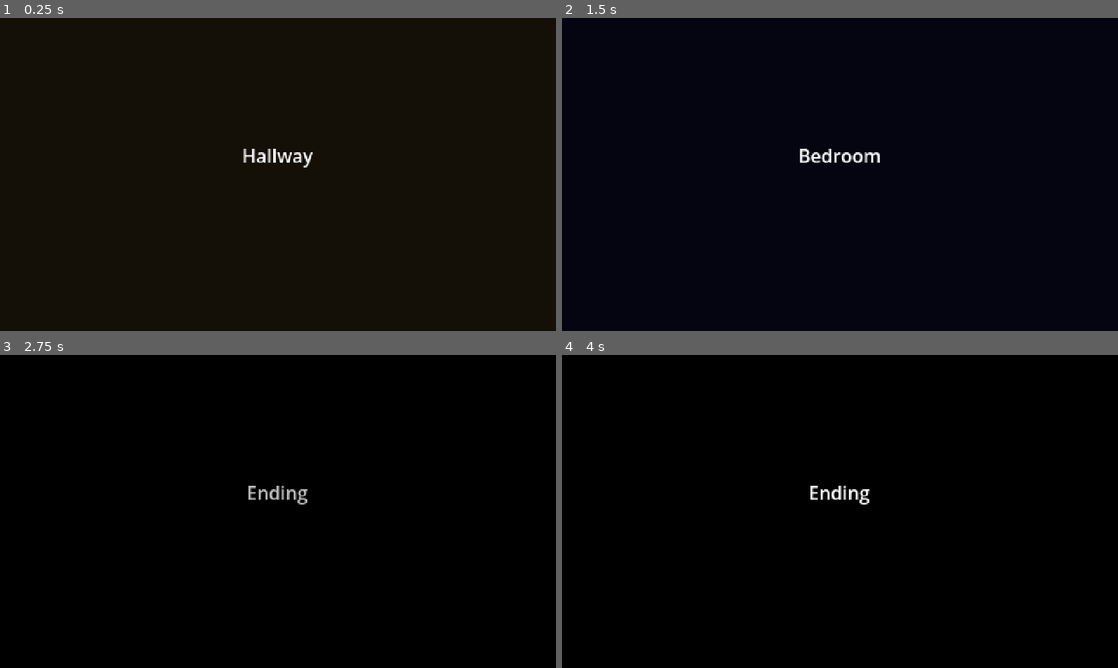
Above: before the commit, frames 1-4 (two rows, left to right).
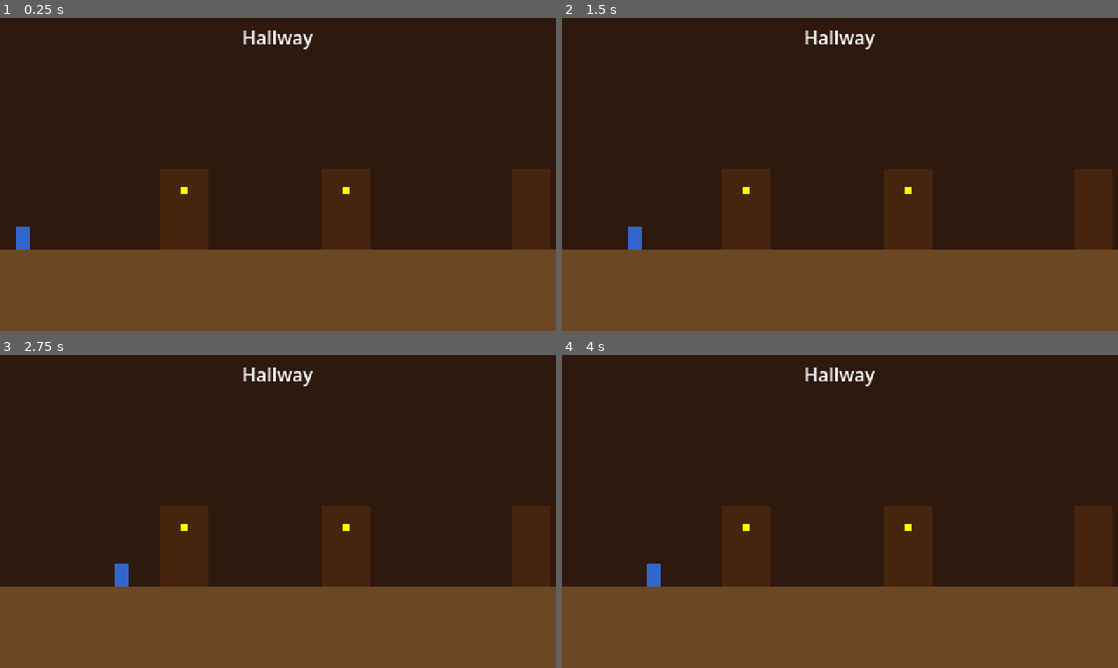
Above: after the commit, the same moments.

Repository: BryGomezDev/MC_Godot
Game: Godot game, scene res://scene/pasillo.tscn
The game is run twice, just before and just after one commit, with the same random seed, the same clock (stepped at 60 frames per second) and the same inputs. This scene is started directly instead of the project's main scene.
Inputs (mouse positions are in pixels of both pictures, inside the frame that each line leads up to):
- Up to frame 1 (0.25 s): no input
- Up to frame 2 (1.5 s): tap Enter at 0.5 s; move the mouse to (962, 158) at 0.52 s; hold Right (move_right) 0.53-1.25 s; hold E (interact) 0.53-1.25 s; click (962, 158) at 0.67 s; drag from (728, 190) to (812, 237) at 1.27 s
- Up to frame 3 (2.75 s): tap Space at 2 s; move the mouse to (333, 442) at 2.02 s; hold Right (move_right) from 2.03 s (still down); hold E (interact) from 2.03 s (still down)
- Up to frame 4 (4 s): release Right (move_right) at 2.75 s; release E (interact) at 2.75 s; drag from (812, 574) to (673, 464) at 2.77 s; tap Enter at 3.5 s; move the mouse to (1006, 558) at 3.52 s; hold Left (move_left) from 3.53 s (still down); hold E (interact) from 3.53 s (still down)

The runs differ from the first frame. In frame 1, 100% of the frame differs, in the area x 0-100%, y 0-100%; in frame 2, 100%; in frame 3, 100%; in frame 4, 100%.

Commit message:
S5: pasillo completo + refactor de tipado (class_name)
Pasillo:
- scene/pasillo.tscn: 480x270, 3 puertas placeholder, LightBeam apagado al inicio
- scripts/pasillo_scene.gd: Tween al encender haz, ExitZone gate hacia habitacion.tscn
- NPC_Papa (required=true, show_body=false), NPC_DoorOther (required=false, show_body=false)
- translations: NPC_PAPA_1/2 y DOOR_OTHER_1 ES/EN [TEMP]

Refactor tipado (sin cambios de comportamiento):
- class_name Player, Interactable, Npc, DialogueBox añadidos
- npc.gd: extends Interactable (tipado), DialogueManager.start() directo, @export show_body
- interactable.gd: body is Player, llamadas tipadas al Player
- player.gd: Array[Interactable], nearest.trigger() directo
- dialogue_manager.gd: _box: DialogueBox, _player: Player, llamadas tipadas

Otros:
- .gitignore: añadido .claude/
- docs/dev-notes.md: actualizado S3/S4/S5 con pasillo, class_name y gotchas

Co-Authored-By: Claude Sonnet 4.6 <noreply@anthropic.com>

Diff:
--- a/scene/pasillo.tscn
+++ b/scene/pasillo.tscn
@@ -1,20 +1,86 @@
-[gd_scene load_steps=2 format=3]
+[gd_scene load_steps=5 format=3]
 
 [ext_resource type="Script" path="res://scripts/pasillo_scene.gd" id="1"]
+[ext_resource type="PackedScene" path="res://scene/actors/player.tscn" id="2"]
+[ext_resource type="PackedScene" path="res://scene/actors/npc.tscn" id="3"]
+
+[sub_resource type="RectangleShape2D" id="RectangleShape2D_1"]
+size = Vector2(20, 270)
 
 [node name="Pasillo" type="Node2D"]
 script = ExtResource("1")
 
 [node name="Background" type="ColorRect" parent="."]
-color = Color(0.08, 0.06, 0.03, 1)
 offset_right = 480.0
 offset_bottom = 270.0
+color = Color(0.18, 0.1, 0.06, 1)
+
+[node name="Floor" type="ColorRect" parent="."]
+offset_left = 0.0
+offset_top = 200.0
+offset_right = 480.0
+offset_bottom = 270.0
+color = Color(0.42, 0.28, 0.14, 1)
+
+[node name="DoorPadre" type="ColorRect" parent="."]
+offset_left = 138.0
+offset_top = 130.0
+offset_right = 180.0
+offset_bottom = 200.0
+color = Color(0.28, 0.14, 0.05, 1)
+
+[node name="DoorOtra" type="ColorRect" parent="."]
+offset_left = 278.0
+offset_top = 130.0
+offset_right = 320.0
+offset_bottom = 200.0
+color = Color(0.28, 0.14, 0.05, 1)
+
+[node name="DoorHabitacion" type="ColorRect" parent="."]
+offset_left = 442.0
+offset_top = 130.0
+offset_right = 475.0
+offset_bottom = 200.0
+color = Color(0.28, 0.14, 0.05, 1)
+
+[node name="LightBeam" type="ColorRect" parent="."]
+offset_left = 430.0
+offset_top = 130.0
+offset_right = 480.0
+offset_bottom = 270.0
+color = Color(1.0, 0.95, 0.6, 0.7)
+modulate = Color(1.0, 1.0, 1.0, 0.0)
 
 [node name="SceneLabel" type="Label" parent="."]
 offset_left = 190.0
-offset_top = 107.0
+offset_top = 5.0
 offset_right = 290.0
-offset_bottom = 127.0
+offset_bottom = 18.0
 text = "Pasillo"
 horizontal_alignment = 1
 vertical_alignment = 1
+
+[node name="Player" parent="." instance=ExtResource("2")]
+position = Vector2(20.0, 190.0)
+
+[node name="NPC_Papa" parent="." instance=ExtResource("3")]
+position = Vector2(159.0, 190.0)
+npc_id = "PAPA"
+dialogue_keys = ["NPC_PAPA_1", "NPC_PAPA_2"]
+required = true
+speaker_key = "SPEAKER_PAPA"
+show_body = false
+
+[node name="NPC_DoorOther" parent="." instance=ExtResource("3")]
+position = Vector2(299.0, 190.0)
+npc_id = "DOOR_OTHER"
+dialogue_keys = ["DOOR_OTHER_1"]
+required = false
+speaker_key = ""
+show_body = false
+
+[node name="ExitZone" type="Area2D" parent="."]
+position = Vector2(470.0, 135.0)
+
+[node name="CollisionShape2D" type="CollisionShape2D" parent="ExitZone"]
+shape = SubResource("RectangleShape2D_1")
--- a/scripts/dialogue_box.gd
+++ b/scripts/dialogue_box.gd
@@ -1,3 +1,4 @@
+class_name DialogueBox
 extends CanvasLayer
 
 signal page_done
--- a/scripts/dialogue_manager.gd
+++ b/scripts/dialogue_manager.gd
@@ -2,14 +2,14 @@
 
 signal dialogue_finished
 
-var _box: CanvasLayer
+var _box: DialogueBox
 var _keys: Array[String] = []
 var _index: int = 0
-var _player: Node
+var _player: Player
 var _speaker: String = ""
 
 func _ready() -> void:
-	_box = load("res://ui/dialogue_box.tscn").instantiate()
+	_box = load("res://ui/dialogue_box.tscn").instantiate() as DialogueBox
 	add_child(_box)
 	_box.visible = false
 	_box.page_done.connect(_on_page_done)
@@ -18,21 +18,21 @@
 	_keys = keys
 	_speaker = speaker
 	_index = 0
-	_player = get_tree().get_first_node_in_group("player")
+	_player = get_tree().get_first_node_in_group("player") as Player
 	if _player:
-		_player.call("lock_control")
+		_player.lock_control()
 	_box.visible = true
 	_show_current()
 
 func _show_current() -> void:
-	_box.call("show_text", tr(_keys[_index]), tr(_speaker))
+	_box.show_text(tr(_keys[_index]), tr(_speaker))
 
 func _on_page_done() -> void:
 	_index += 1
 	if _index >= _keys.size():
 		_box.visible = false
 		if _player:
-			_player.call("unlock_control")
+			_player.unlock_control()
 			_player = null
 		dialogue_finished.emit()
 	else:
--- a/scripts/interactable.gd
+++ b/scripts/interactable.gd
@@ -1,3 +1,4 @@
+class_name Interactable
 extends Area2D
 
 signal interacted
@@ -8,17 +9,17 @@
 	body_exited.connect(_on_body_exited)
 
 func _on_body_entered(body: Node2D) -> void:
-	if not body.is_in_group("player"):
+	if not body is Player:
 		return
-	body.call("add_nearby_interactable", self)
+	(body as Player).add_nearby_interactable(self)
 	var hint: Node = get_node_or_null("HintLabel")
 	if hint:
 		hint.visible = true
 
 func _on_body_exited(body: Node2D) -> void:
-	if not body.is_in_group("player"):
+	if not body is Player:
 		return
-	body.call("remove_nearby_interactable", self)
+	(body as Player).remove_nearby_interactable(self)
 	var hint: Node = get_node_or_null("HintLabel")
 	if hint:
 		hint.visible = false
--- a/scripts/npc.gd
+++ b/scripts/npc.gd
@@ -1,4 +1,5 @@
-extends "res://scripts/interactable.gd"
+class_name Npc
+extends Interactable
 
 @export var npc_id: String = ""
 @export var dialogue_keys: Array[String] = []
@@ -6,27 +7,29 @@
 @export var speaker_key: String = ""
 @export var body_color: Color = Color(0.6, 0.2, 0.2, 1)
 @export var body_height: int = 20
+@export var show_body: bool = true
 
 var _spoken: bool = false
-var _dm: Node
 
 func _ready() -> void:
 	super()
-	_dm = get_node("/root/DialogueManager")
 	interacted.connect(_on_interacted)
 	if required:
 		GameState.register_required_npc(get_tree().current_scene.name, npc_id)
 	var body: Node = get_node_or_null("Body")
 	if body is ColorRect:
-		(body as ColorRect).color = body_color
-		(body as ColorRect).offset_top = float(-body_height)
+		if show_body:
+			(body as ColorRect).color = body_color
+			(body as ColorRect).offset_top = float(-body_height)
+		else:
+			(body as ColorRect).visible = false
 	_update_indicator()
 
 func _on_interacted() -> void:
 	if _spoken:
 		return
-	_dm.start(dialogue_keys, speaker_key)
-	_dm.dialogue_finished.connect(_on_dialogue_finished, CONNECT_ONE_SHOT)
+	DialogueManager.start(dialogue_keys, speaker_key)
+	DialogueManager.dialogue_finished.connect(_on_dialogue_finished, CONNECT_ONE_SHOT)
 
 func _on_dialogue_finished() -> void:
 	_spoken = true
--- a/scripts/pasillo_scene.gd
+++ b/scripts/pasillo_scene.gd
@@ -1,10 +1,24 @@
 extends Node2D
 
+var _exit_unlocked: bool = false
 
 func _ready() -> void:
 	$SceneLabel.text = tr("SCENE_PASILLO")
+	GameState.all_required_done.connect(_on_all_required_done)
+	if GameState.is_scene_done(name):
+		_exit_unlocked = true
+		$LightBeam.modulate.a = 1.0
+	$ExitZone.body_entered.connect(_on_exit_zone_body_entered)
 
+func _on_all_required_done() -> void:
+	_exit_unlocked = true
+	var tw: Tween = create_tween()
+	tw.tween_property($LightBeam, "modulate:a", 1.0, 0.6)
+	for body in $ExitZone.get_overlapping_bodies():
+		if body.is_in_group("player"):
+			SceneManager.change_scene("res://scene/habitacion.tscn")
+			return
 
-func _unhandled_input(event: InputEvent) -> void:
-	if event.is_action_pressed("interact"):
+func _on_exit_zone_body_entered(body: Node2D) -> void:
+	if body.is_in_group("player") and _exit_unlocked:
 		SceneManager.change_scene("res://scene/habitacion.tscn")
--- a/scripts/player.gd
+++ b/scripts/player.gd
@@ -1,3 +1,4 @@
+class_name Player
 extends CharacterBody2D
 
 @export var speed: float = 60.0
@@ -7,7 +8,7 @@
 enum Form { ADULT, CHILD }
 
 var _locked: bool = false
-var _nearby: Array[Area2D] = []
+var _nearby: Array[Interactable] = []
 
 func _ready() -> void:
 	add_to_group("player")
@@ -29,20 +30,20 @@
 func _trigger_nearest() -> void:
 	if _nearby.is_empty():
 		return
-	var nearest: Area2D = _nearby[0]
+	var nearest: Interactable = _nearby[0]
 	var min_dist: float = global_position.distance_squared_to(nearest.global_position)
 	for i in range(1, _nearby.size()):
 		var d: float = global_position.distance_squared_to(_nearby[i].global_position)
 		if d < min_dist:
 			min_dist = d
 			nearest = _nearby[i]
-	nearest.call("trigger")
+	nearest.trigger()
 
-func add_nearby_interactable(i: Area2D) -> void:
+func add_nearby_interactable(i: Interactable) -> void:
 	if i not in _nearby:
 		_nearby.append(i)
 
-func remove_nearby_interactable(i: Area2D) -> void:
+func remove_nearby_interactable(i: Interactable) -> void:
 	_nearby.erase(i)
 
 func lock_control() -> void:
--- a/translations/game_text.csv
+++ b/translations/game_text.csv
@@ -26,3 +26,6 @@
 NPC_HIJA_2,[TEMP] Llevo todo el día esperando esta cena. ¡Me muero de hambre!,[TEMP] I've been waiting all day for this dinner. I'm starving!
 NPC_SOBRINO_1,[TEMP] ¿Viste el árbol? Le pusimos las luces nuevas.,[TEMP] Did you see the tree? We put the new lights on it.
 NPC_SOBRINO_2,[TEMP] Esta noche no quiero que acabe. ¿A qué hora abrimos los regalos?,[TEMP] I don't want tonight to end. What time do we open presents?
+NPC_PAPA_1,[TEMP] Pasa, pasa, que hace frío en el pasillo.,[TEMP] Come in come in — it's cold out here in the hallway.
+NPC_PAPA_2,[TEMP] ¡Feliz Nochebuena! Estamos todos reunidos. Qué bien.,[TEMP] Merry Christmas Eve! We're all together. How wonderful.
+DOOR_OTHER_1,[TEMP] Esta puerta está cerrada.,[TEMP] This door is closed.
Not shown, changed: .gitignore
Not shown, changed: docs/dev-notes.md
